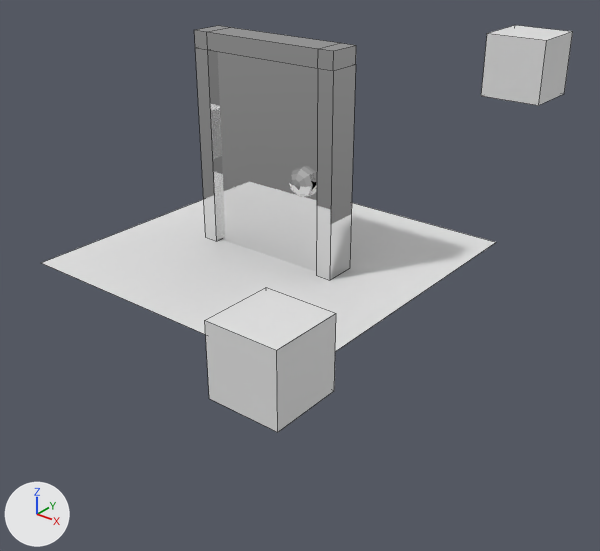
One commit to the Blender file saunastein/assets/blends/saunaguy.blend: the scene before it, then after it.
One viewpoint serves both versions: a 50 mm camera at (15.32, -17.9, 10.6) aimed at (0.78, 0.28, -0.67). Arrows for +X, +Y and +Z are at lower left; the lights stay in place. Mesh edges are drawn as thin lines on the coarser meshes. Objects named as collision shapes, trigger or cutter boxes, shadow casters or lower levels of detail are left out.

The first picture shows 'cube.001', 'cube.002', 'door', 'door_root', 'waterplane'.
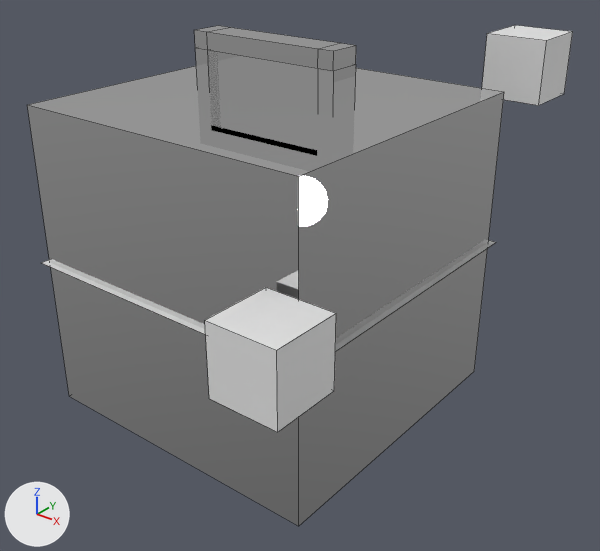
Commit message: fucking doors

Diff of the bpy script that builds the scene:
```diff
--- a/saunastein/assets/blends/saunaguy.blend.py
+++ b/saunastein/assets/blends/saunaguy.blend.py
@@ mat_door @@
+mat_door = principled_material('door')
+mat_door.base_color = (0.8, 0.8, 0.8)  # white #e7e7e7
+mat_door.metallic = 1.0
+mat_door.roughness = 0.0
@@ me_cube_006 @@
+me_cube_006.from_pydata(...)  # a box spanning x -4.81..4.81, y -4.81..4.81, z -4.81..4.81
+me_cube_006.materials.append(mat_door)  # its picture is missing
@@ ob_testcube @@
+ob_testcube = bpy.data.objects.new('testcube', me_cube_006)
+ob_testcube.location = (0.0, 0.0, 0.0)
```

What differs and where, as boxes [x1, y1, x2, y2] in the pictures (600 x 551 px):
'testcube', added: after [27, 66, 504, 526]
'waterplane', unchanged, covered by the edit: before [42, 199, 496, 352]; after [42, 240, 496, 352]
'door', unchanged, covered by the edit: before [213, 51, 318, 271]; after [213, 51, 318, 111]
